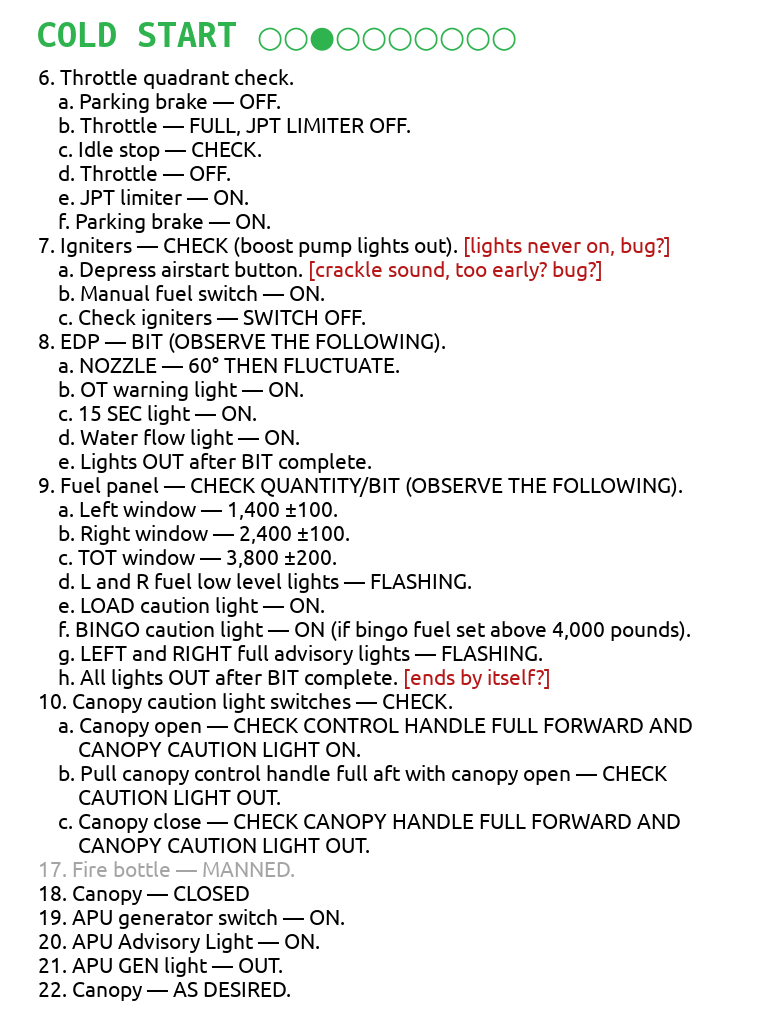
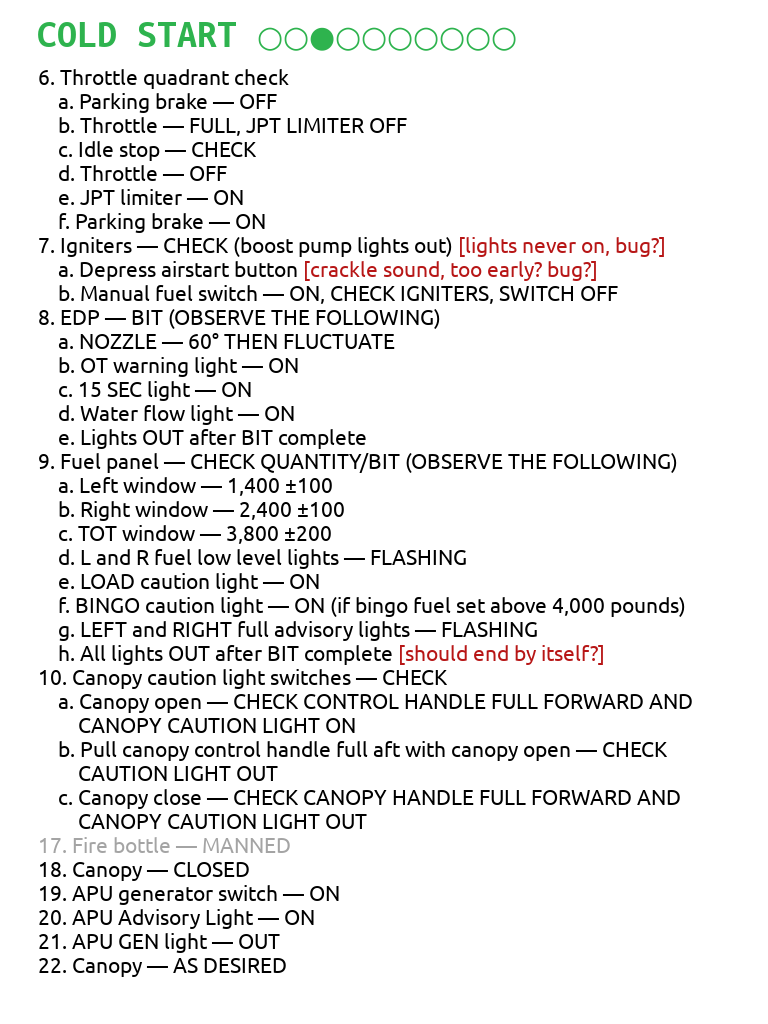
Before/after of a (768, 1024) layered artwork. What changed in the layer stack:
renamed "6. Throttle quadrant check. ..." to "6. Throttle quadrant check ...", painted on it over <box>39,82,692,1001</box>
